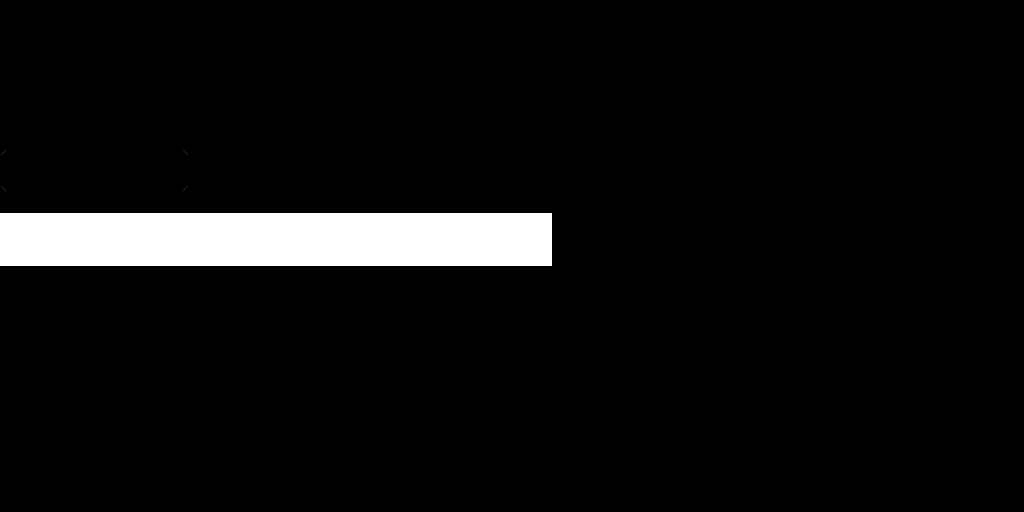
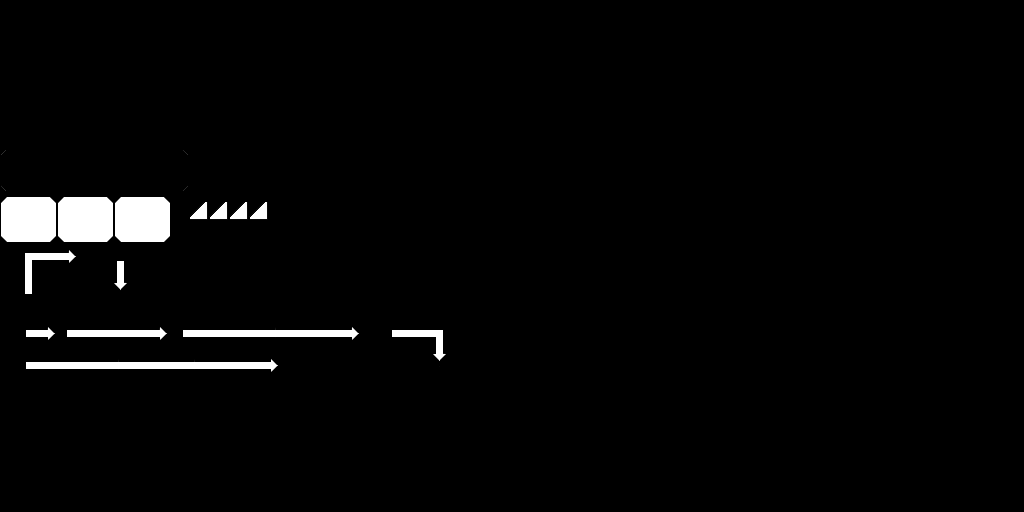
Layered file, before and after one edit (1024 x 512). Changes by layer:
added group "Arrows" with 7 layers above "Themes" over (25, 250, 446, 372)
added layer "Right4" in group "Arrows" over (26, 359, 279, 372)
added layer "Right3" in group "Arrows" over (183, 327, 360, 340)
added layer "Right2" in group "Arrows" over (67, 327, 168, 340)
added layer "Down1" in group "Arrows" over (114, 261, 127, 291)
added layer "Right1" in group "Arrows" over (26, 327, 56, 340)
added layer "Right1Down1" in group "Arrows" over (392, 330, 446, 367)
added layer "Up1Right1" in group "Arrows" over (25, 250, 77, 294)
added group "Themes" with 4 layers above "Fleet Research" over (190, 202, 268, 220)
added layer "Pentastar Alignment" in group "Themes" over (249, 202, 268, 220)
added layer "Empire of the Hand" in group "Themes" over (230, 202, 248, 220)
added layer "Imperial Remnant" in group "Themes" over (209, 202, 228, 220)
added layer "New Republic" in group "Themes" over (190, 202, 208, 220)
removed group "Command" (10 layers) from group "Fleet Research" over (0, 213, 552, 266)
removed layer "Overlay" from group "Command" over (0, 213, 552, 266)
removed layer "Grid" from group "Command" over (1, 214, 552, 265)
added group "Research Buttons" with 3 layers above "Layer 1" over (1, 197, 170, 242)
added layer "Unresearched" in group "Research Buttons" over (1, 197, 56, 242)
added layer "Unresearched Hover" in group "Research Buttons" over (58, 197, 113, 242)
added layer "Researched" in group "Research Buttons" over (115, 197, 170, 242)
